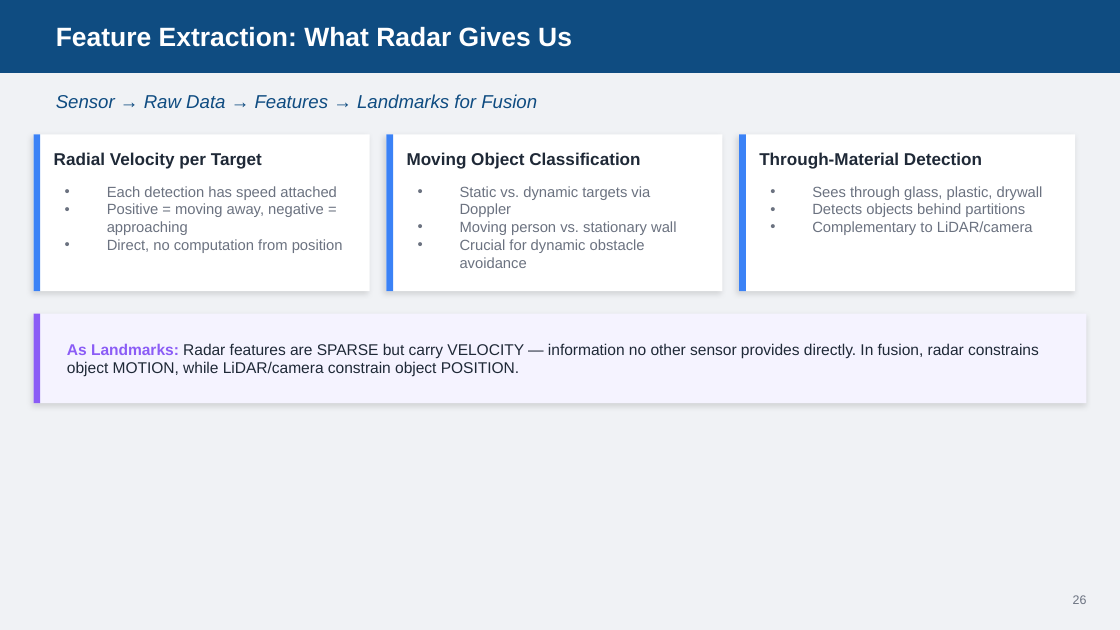
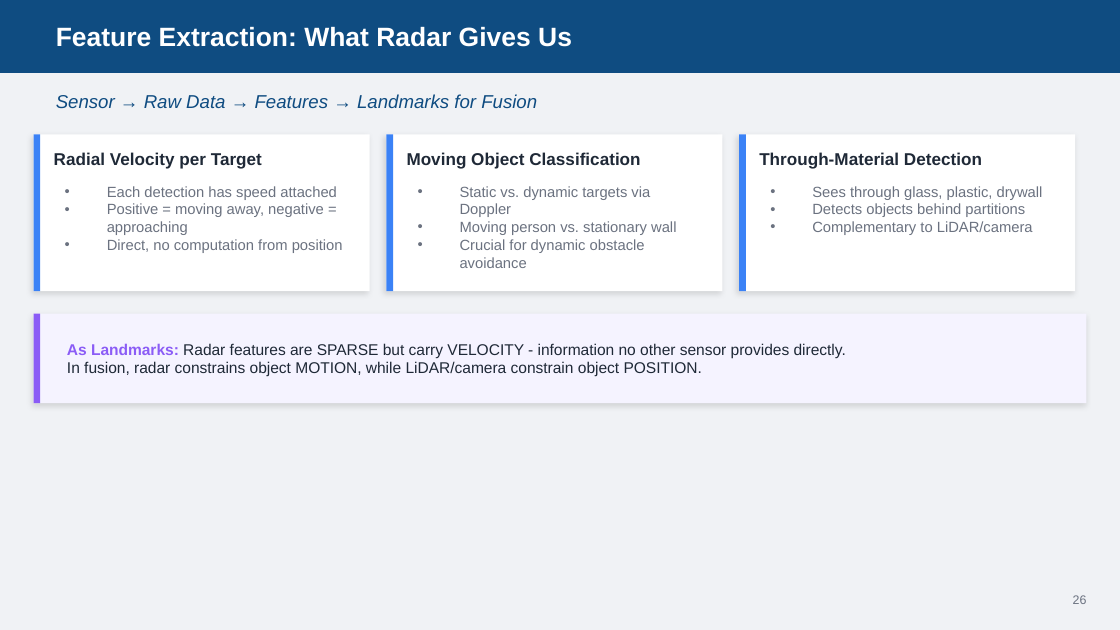
Before and after one commit to AbbadiAhmad/mobile_robots_course, a slide deck: slide 30 of Slides/Mod04/Mod04_Sensors.pptx (slide 29 before the commit). Drawn at 1120x630 pixels with LibreOffice and Linux fonts; fonts in the diff are those of the drawing. Boxes give left, top, right and bottom in pixels: in the first picture for what was removed or moved away, otherwise in the second. Text is boxed around its words. In the diff, an @@ line names an element or a change of style, - is before the commit and + after.

```diff
--- a/Slides/Mod04/Mod04_Sensors.pptx
+++ b/Slides/Mod04/Mod04_Sensors.pptx
@@ text at (67, 343, 846, 377): text changed @@
-As Landmarks: Radar features are SPARSE but carry VELOCITY — information no other sensor provides directly. In fusion, radar constrains object MOTION, while LiDAR/camera constrain object POSITION.
+As Landmarks: Radar features are SPARSE but carry VELOCITY - information no other sensor provides directly.
+In fusion, radar constrains object MOTION, while LiDAR/camera constrain object POSITION.
```
Also in this commit, not shown: 15 other slides changed, 1 slide added, 2 other files.
